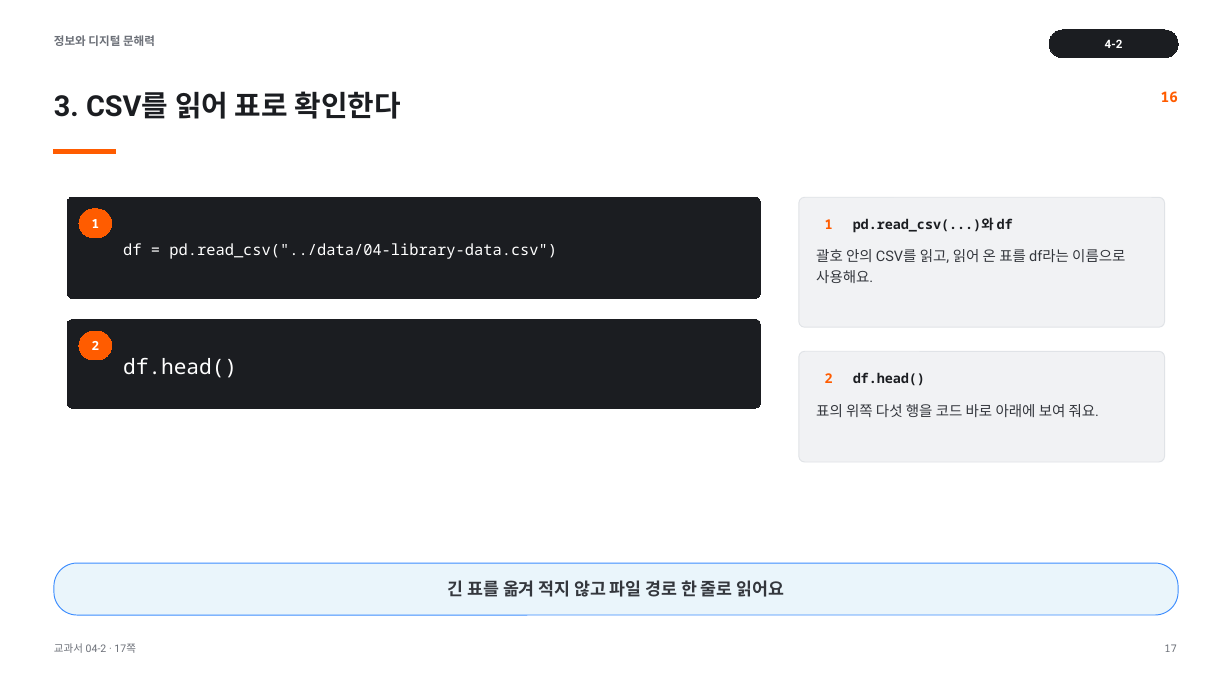
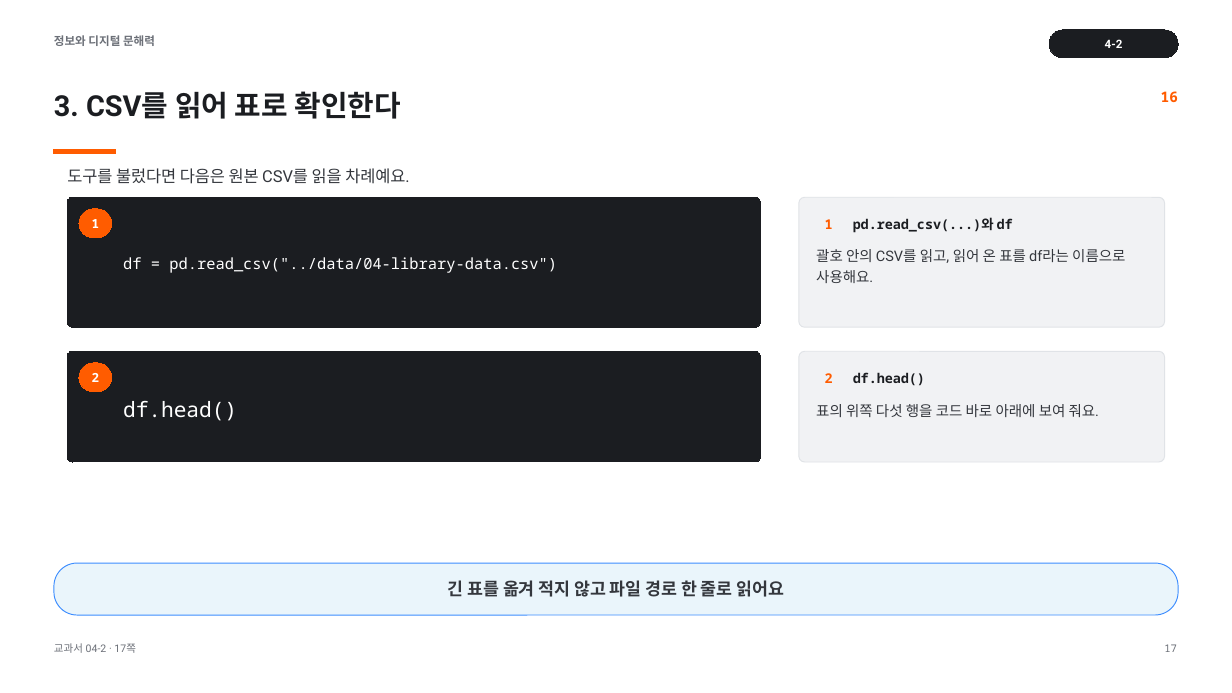
Before and after one commit to cozy819/2026-02__jdh, a slide deck: slide 17 of 04/ppt/04-2_pandas로_표_데이터를_쉽게_사용하기.pptx. Drawn at 1232x693 pixels with LibreOffice and Linux fonts; fonts in the diff are those of the drawing. Boxes give left, top, right and bottom in pixels: in the first picture for what was removed or moved away, otherwise in the second. Text is boxed around its words. In the diff, an @@ line names an element or a change of style, - is before the commit and + after.

```diff
--- a/04/ppt/04-2_pandas로_표_데이터를_쉽게_사용하기.pptx
+++ b/04/ppt/04-2_pandas로_표_데이터를_쉽게_사용하기.pptx
@@ text added at (67,168,409,184), 12.8 pt, text #34373D @@
+도구를 불렀다면 다음은 원본 CSV를 읽을 차례예요.
@@ rounded rectangle: place and size @@
-rounded rectangle at (67,198,761,299)
+rounded rectangle at (67,198,761,328)
@@ rounded rectangle at (67,198,761,328): proportions changed @@
@@ text "df = pd.read_csv("../data/04-library-data.csv")": place and size @@
-text "df = pd.read_csv("../data/04-library-data.csv")" at (123,243,557,259)
+text "df = pd.read_csv("../data/04-library-data.csv")" at (123,257,557,273)
@@ rounded rectangle at (67,351,761,462): proportions changed @@
@@ rounded rectangle: place and size @@
-rounded rectangle at (67,320,761,409)
+rounded rectangle at (67,351,761,462)
@@ rounded rectangle "2": place and size @@
-rounded rectangle "2" at (79,331,111,360)
+rounded rectangle "2" at (79,363,111,392)
@@ text "df.head()": place and size @@
-text "df.head()" at (123,358,237,378)
+text "df.head()" at (123,401,237,421)
```
Also in this commit, not shown: 7 other slides changed, 8 other files.
